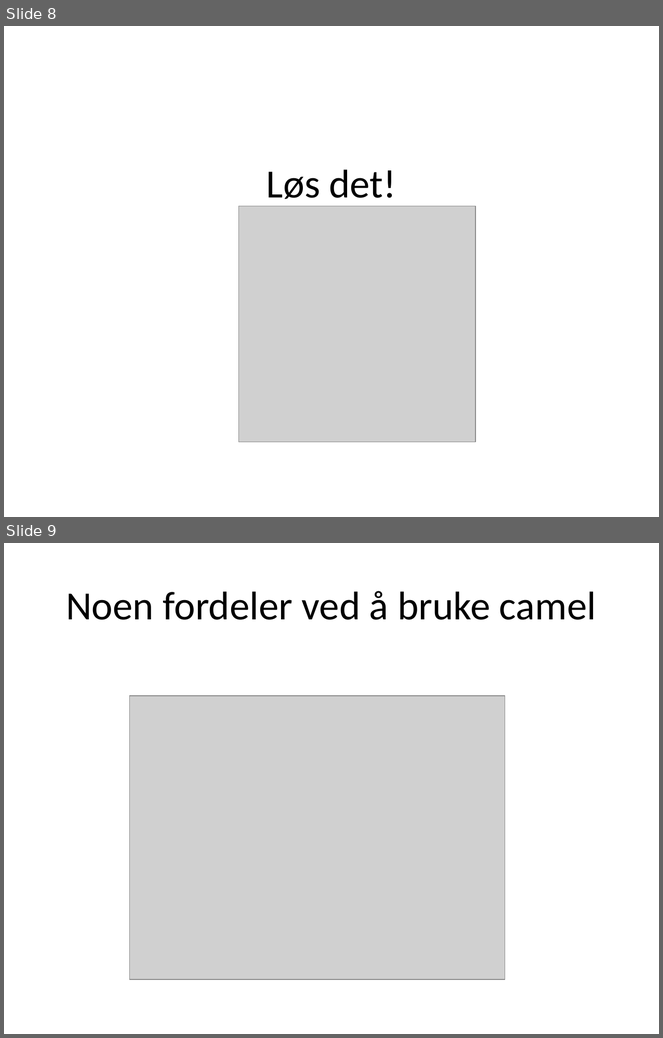
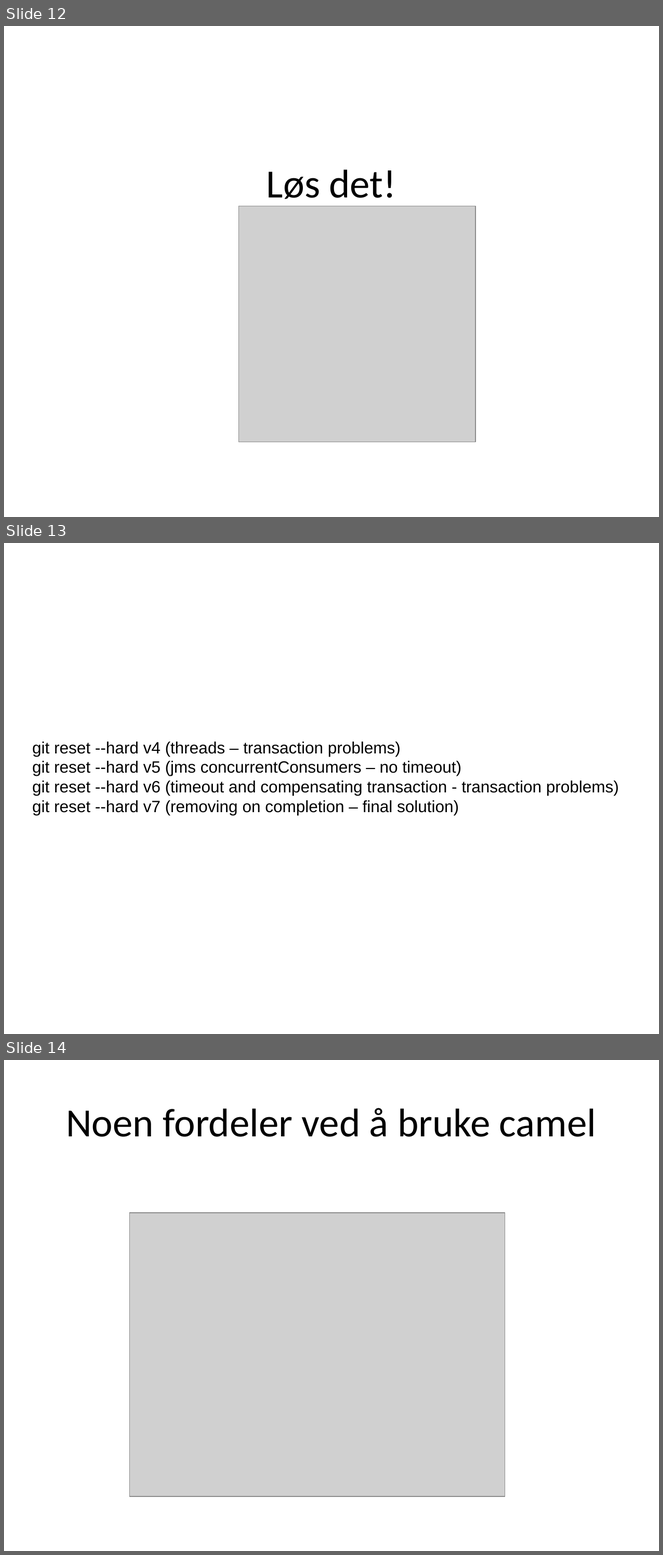
Before and after one commit to runepeter/camel-stuff, a slide deck: camel-spotting.pptx. Shown one above the other, each under a label of ours: slides 8 and 9 before the commit, slides 12, 13 and 14 after it. The pictures are 663x1038 and 663x1555 pixels, drawn with LibreOffice and Linux fonts; fonts in the diff are those of the drawing; grey boxes stand for pictures. Boxes give left, top, right and bottom in pixels: in the first picture for what was removed or moved away, otherwise in the second. Text is boxed around its words. In the diff, an @@ line names an element or a change of style, - is before the commit and + after.

```diff
--- a/camel-spotting.pptx
+++ b/camel-spotting.pptx
@@ slide 13 added at [4, 543, 659, 1034], background #FFFFFF @@
@@ text added at [32, 742, 619, 815], 18 pt, text #000000 @@
+git reset --hard v4 (threads – transaction problems)
+git reset --hard v5 (jms concurrentConsumers – no timeout)
+git reset --hard v6 (timeout and compensating transaction - transaction problems)
+git reset --hard v7 (removing on completion – final solution)
@@ what was slide 8 is now slide 12 @@
@@ what was slide 9 is now slide 14 @@
```
Also in this commit, not shown: 1 slide changed, 4 other slides added.
